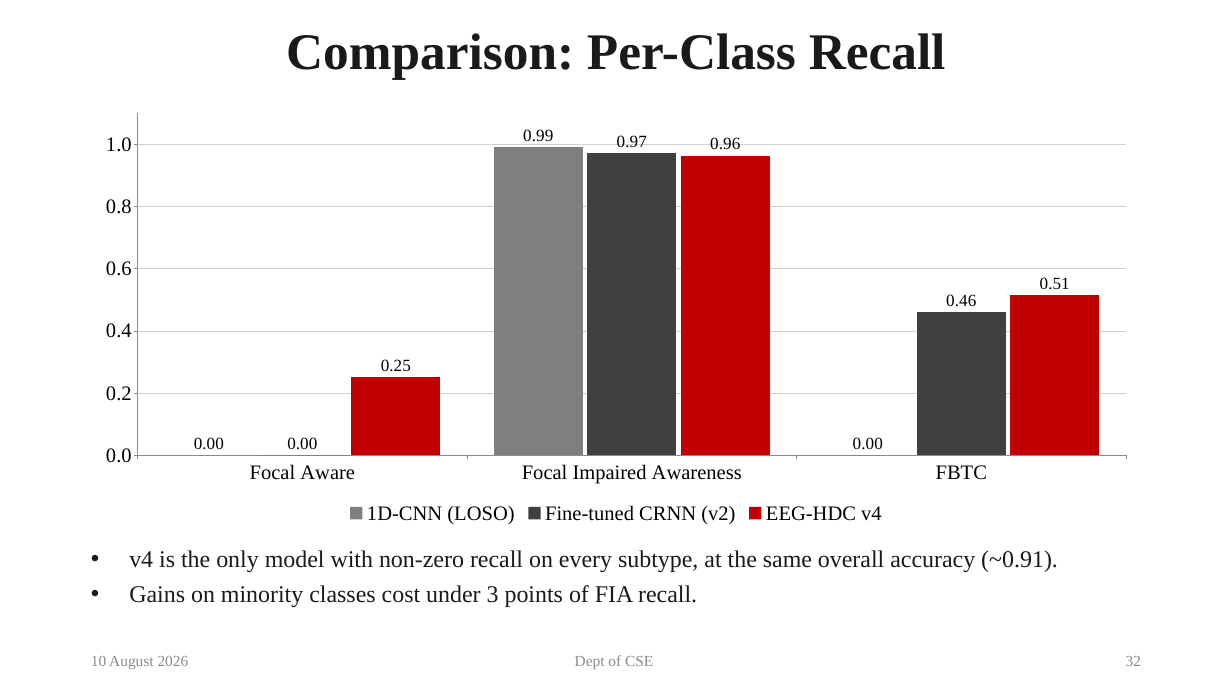
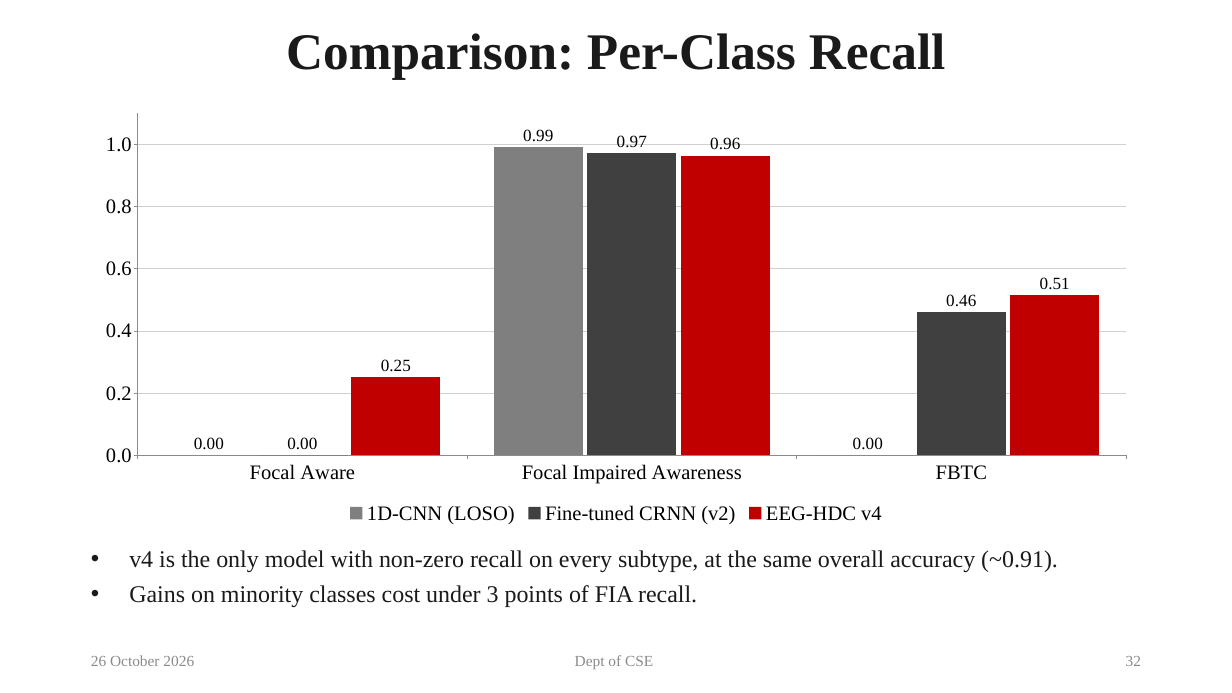
Before and after one commit to Adithya-1489181/eeg_hdc, a slide deck: slide 32 of presentation/EEG-HDC Final Presentation.pptx. Drawn at 1232x693 pixels with LibreOffice and Linux fonts; fonts in the diff are those of the drawing. Boxes give left, top, right and bottom in pixels: in the first picture for what was removed or moved away, otherwise in the second. Text is boxed around its words. In the diff, an @@ line names an element or a change of style, - is before the commit and + after.

```diff
--- a/presentation/EEG-HDC Final Presentation.pptx
+++ b/presentation/EEG-HDC Final Presentation.pptx
@@ text at (91, 655, 194, 666): text changed @@
-10 August 2026
+26 October 2026
```
Also in this commit, not shown: 39 other slides changed, 2 other files.
